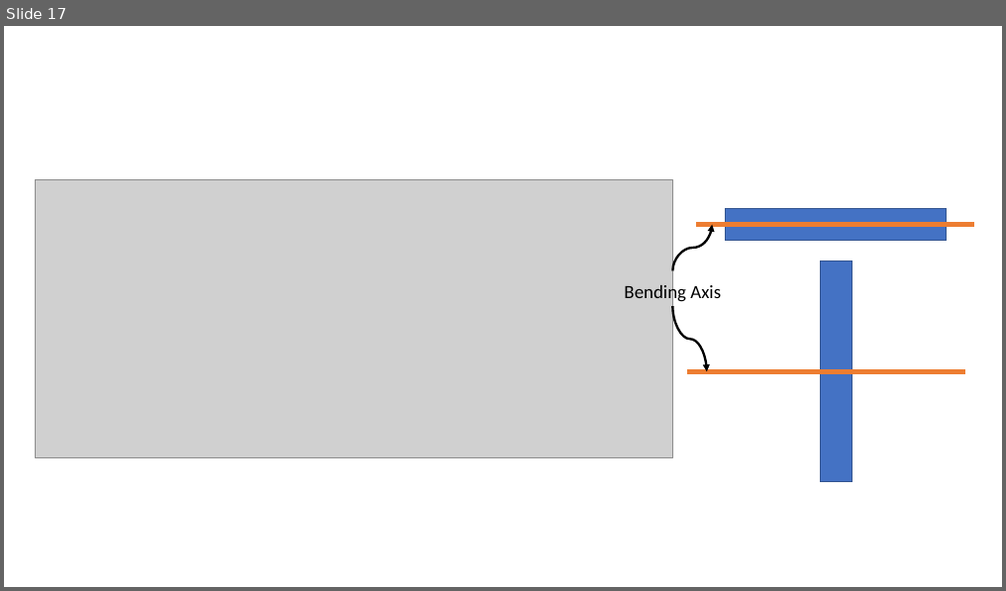
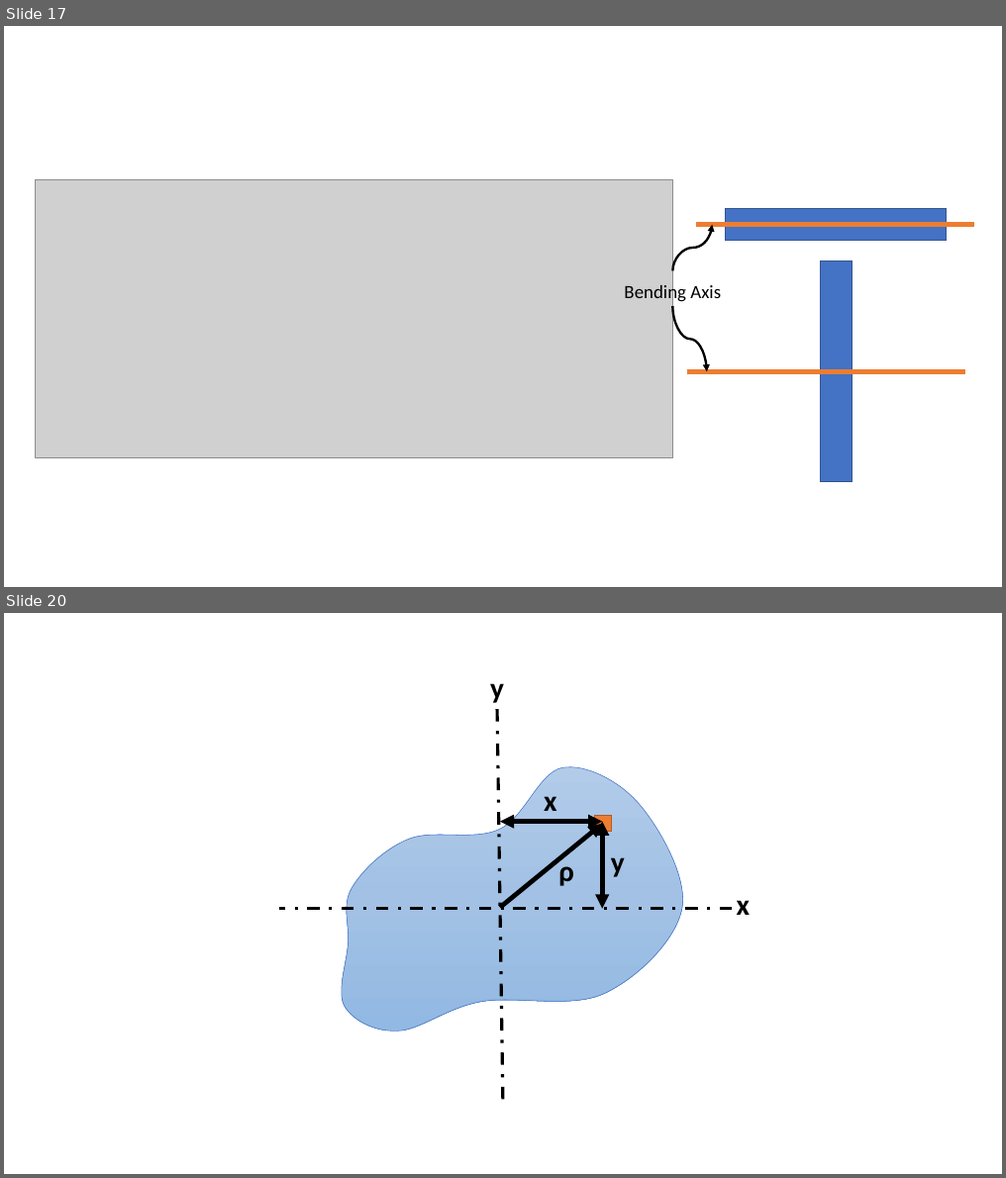
Before and after one commit to Kulasekaran-148/LATEX-Shortnotes-GATE, a slide deck: STRENGTH OF MATERIALS SHORTNOTES/SOM Revision.pptx. Shown one above the other, each under a label of ours: slide 17 before the commit, slides 17 and 20 after it; the slides between them are not shown. The pictures are 1006x591 and 1006x1178 pixels, drawn with LibreOffice and Linux fonts; fonts in the diff are those of the drawing; grey boxes stand for pictures. Boxes give left, top, right and bottom in pixels: in the first picture for what was removed or moved away, otherwise in the second. Text is boxed around its words. In the diff, an @@ line names an element or a change of style, - is before the commit and + after.

```diff
--- a/STRENGTH OF MATERIALS SHORTNOTES/SOM Revision.pptx
+++ b/STRENGTH OF MATERIALS SHORTNOTES/SOM Revision.pptx
@@ slide 20 added at <box>4,613,1002,1174</box>, background #FFFFFF @@
@@ text added at <box>490,683,504,703</box>, 28 pt, text #000000, bold @@
+y
@@ line added from (497, 709) to (503, 1109), #000000 3 pt dashed @@
@@ freeform shape added at <box>342,767,683,1032</box>, fill gradient #B1CBE9 to #A3C1E5 to #93B9E4, outline #4472C4 0.5 pt @@
@@ text added at <box>544,796,556,811</box>, 28 pt, text #000000, bold @@
+x
@@ rectangle added at <box>595,816,611,833</box>, fill #ED7D31, outline #AF5C24 1 pt @@
@@ arrow added from (500, 908) to (603, 823), #000000 4.5 pt @@
@@ double arrow added from (500, 822) to (602, 822), #000000 4.5 pt @@
@@ double arrow added from (602, 822) to (602, 909), #000000 4.5 pt @@
@@ text added at <box>558,857,574,886</box>, 28 pt, text #000000, bold @@
+ρ
@@ text added at <box>611,858,625,877</box>, 28 pt, text #000000, bold @@
+y
@@ line added from (733, 909) to (279, 909), #000000 3 pt dashed @@
@@ text added at <box>737,900,749,915</box>, 28 pt, text #000000, bold @@
+x
```
Also in this commit, not shown: 3 other slides added, 8 other files.
